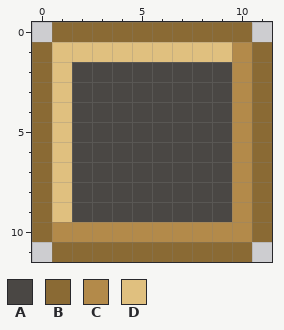
Pixel-art file -- art-source/aseprite/sprite_button_hover.aseprite. Above, as it was before the edit.
12x12 pixels, 1 frame.
Palette (. is transparent): A #4a4744  B #8a6a34  C #b38a4a  D #e0c07f
Pixels before, first column x 0:
 0 .BBBBBBBBBB.
 1 BDDDDDDDDDCB
 2 BDAAAAAAAACB
 3 BDAAAAAAAACB
 4 BDAAAAAAAACB
 5 BDAAAAAAAACB
 6 BDAAAAAAAACB
 7 BDAAAAAAAACB
 8 BDAAAAAAAACB
 9 BDAAAAAAAACB
10 BCCCCCCCCCCB
11 .BBBBBBBBBB.
The result:
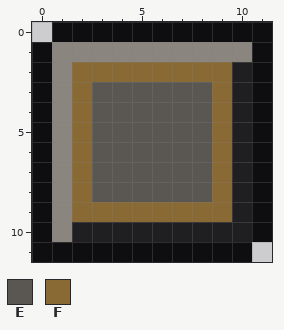
Colours new in this view: E #5a5753  F #8a6a34
Message: redraw the stone button sprites with a hover rim and a selected bar
The exact change:
colour B: #8a6a34 -> #0e0d0f
colour C: #b38a4a -> #1f1e20
colour D: #e0c07f -> #8a867f
Changed rows in their new state; - is a pixel that keeps its letter.
first column x 0:
 0 -----------B
 1 ----------D-
 2 --FFFFFFFF--
 3 --FEEEEEEF--
 4 --FEEEEEEF--
 5 --FEEEEEEF--
 6 --FEEEEEEF--
 7 --FEEEEEEF--
 8 --FEEEEEEF--
 9 --FFFFFFFF--
10 -D----------
11 B-----------
Pixel boxes of the changes (left, top, right, bottom) in both pictures:
changed: (32, 22, 272, 262)
